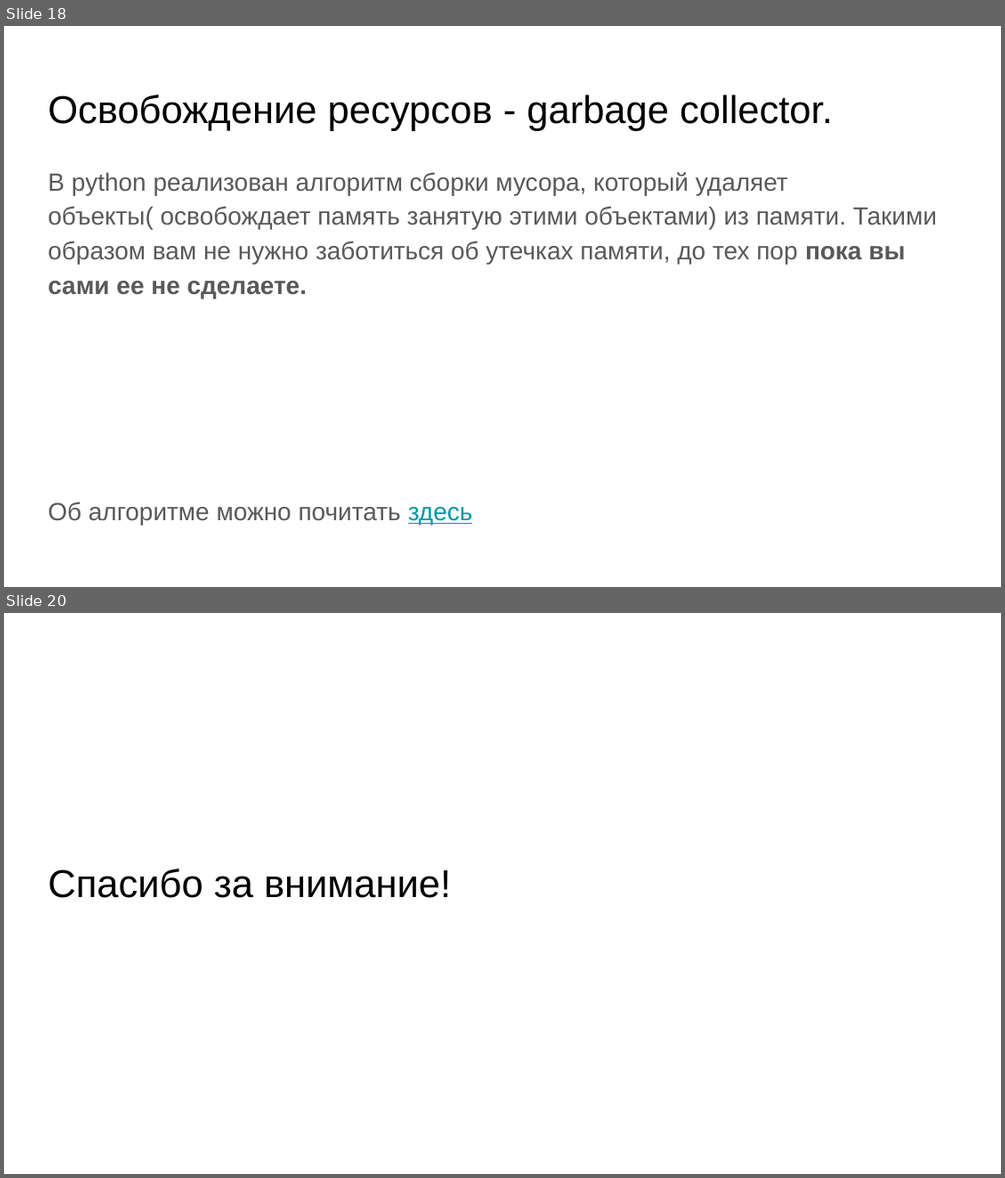
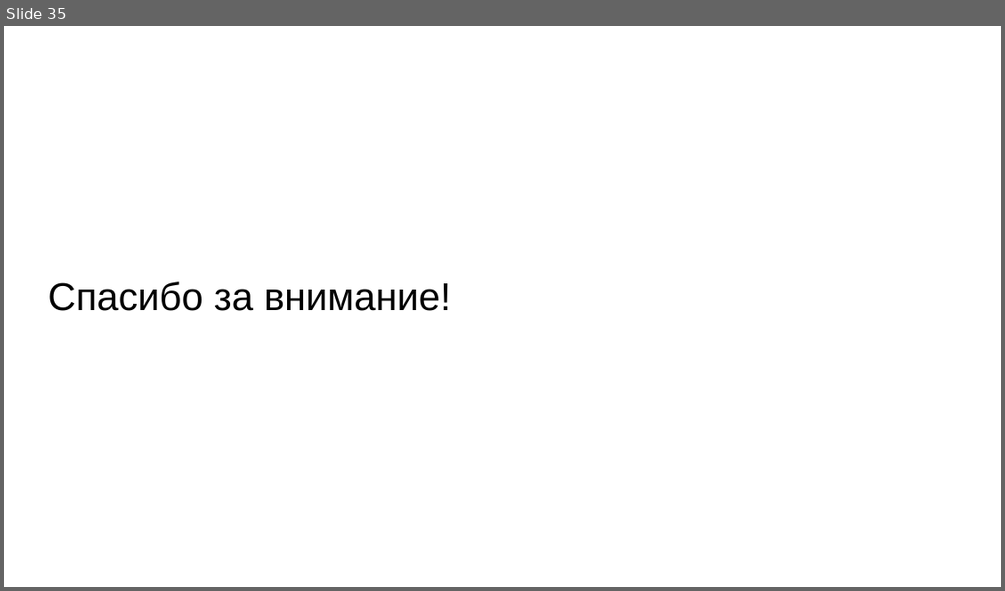
Before and after one commit to skhayrulin/python_course, a slide deck: lecture/Lecture12.pptx. Shown one above the other, each under a label of ours: slides 18 and 20 before the commit, slide 35 after it; the slides between them are not shown. The pictures are 1005x1178 and 1005x591 pixels, drawn with LibreOffice and Linux fonts; fonts in the diff are those of the drawing. Boxes give left, top, right and bottom in pixels: in the first picture for what was removed or moved away, otherwise in the second. Text is boxed around its words. In the diff, an @@ line names an element or a change of style, - is before the commit and + after.

```diff
--- a/lecture/Lecture12.pptx
+++ b/lecture/Lecture12.pptx
@@ slide 18 removed at (4,26,1001,587), background #FFFFFF @@
@@ title removed at (48,95,833,131) @@
-Освобождение ресурсов - garbage collector.
@@ text removed at (48,172,937,524) @@
-В python реализован алгоритм сборки мусора, который удаляет объекты( освобождает память занятую этими объектами) из памяти. Такими образом вам не нужно заботиться об утечках памяти, до тех пор пока вы сами ее не сделаете.
-Об алгоритме можно почитать здесь
@@ what was slide 20 is now slide 35 @@
```
Also in this commit, not shown: 33 slides added, 13 other slides removed, 8 other files.
